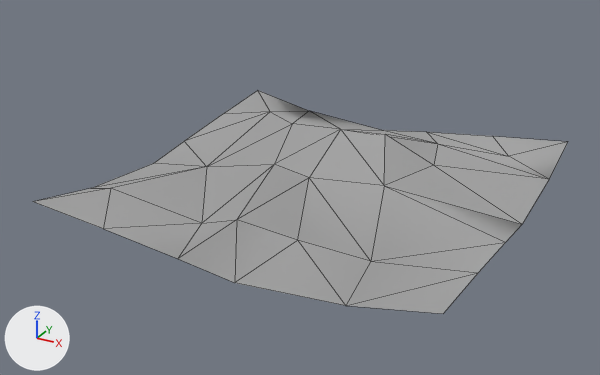
Before and after pictures for a commit that changed the glTF model Rogue-Robots/Assets/Models/ModularBlocks/Roof1.gltf.
Both versions are drawn from a 50 mm lens placed at (4.45, -8.71, 8.73), pointed at (-0.21, -0.23, 4.49). Lighting does not change. The marker at lower left points along +X, +Y and +Z. Mesh edges are drawn as thin lines. Vertices at the same position are counted once.

Names of what the first picture shows: 'Roof1'.
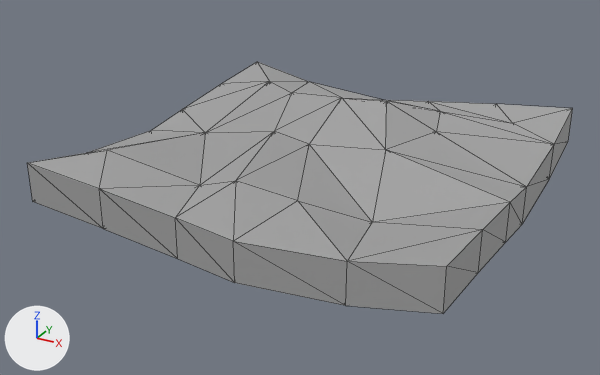
Changed parts and their boxes [x1, y1, x2, y2] in the pictures (600 x 375 px):
'Roof1', reshaped (13% taller)
    before: [33, 91, 568, 314]
    after: [27, 62, 573, 314]
part 1 of me_scene_024, added
    after: [27, 62, 573, 314]

The change in detail:
me_scene_024 is used by ob_roof1; location (0.0, 0.0, 0.0).
me_scene_024 had 36 vertices, 50 faces and spanned x -2.5..2.5, y -2.5..2.5, z 4.22..4.73.
me_scene_024 now has 72 vertices, 272 faces and spans x -2.5..2.5, y -2.5..2.5, z 4.22..5.22.
Part 1, on me_scene_024:
5 vertices are added at (0.73, 0.28, 5.0), (0.2, 1.51, 5.2), (-1.37, 1.62, 5.06), (-0.27, 2.5, 4.88), (2.5, 0.27, 4.88).
24 new vertices lie (0.0, 0.0, 0.48) away from vertices in x -2.5..2.5, y -2.5..2.5, z 4.22..4.7.
7 new vertices lie (0.0, 0.0, 0.49) away from vertices in x -2.5..0.42, y -2.5..0.45, z 4.34..4.73.
222 new faces join them.
